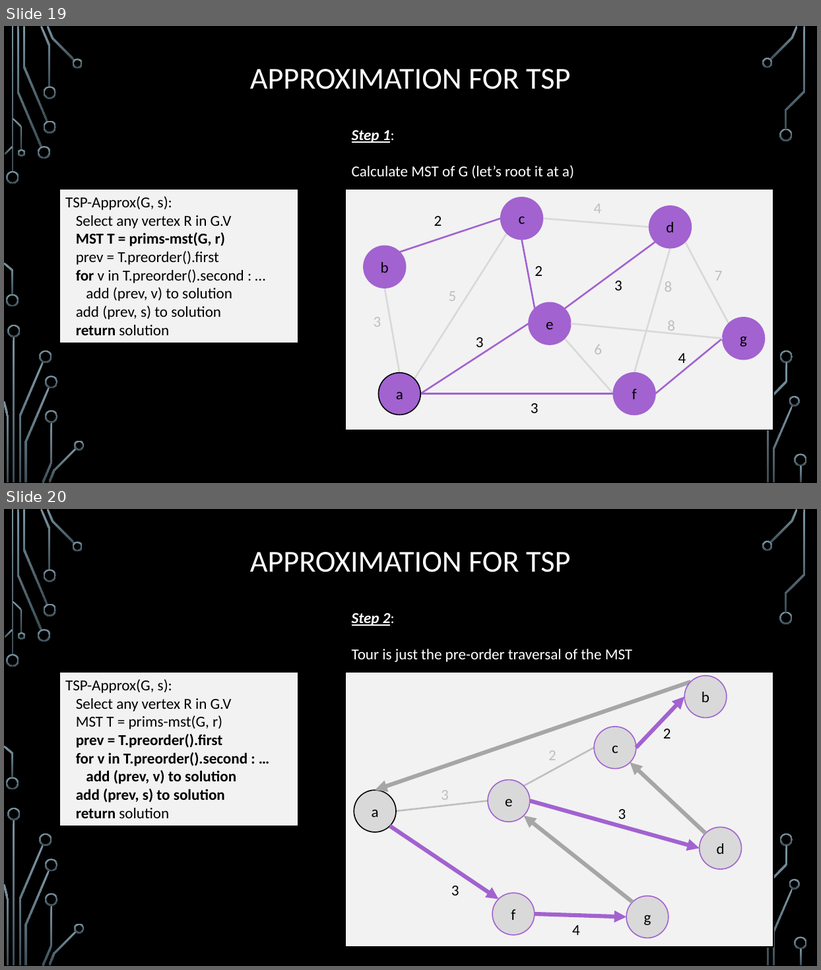
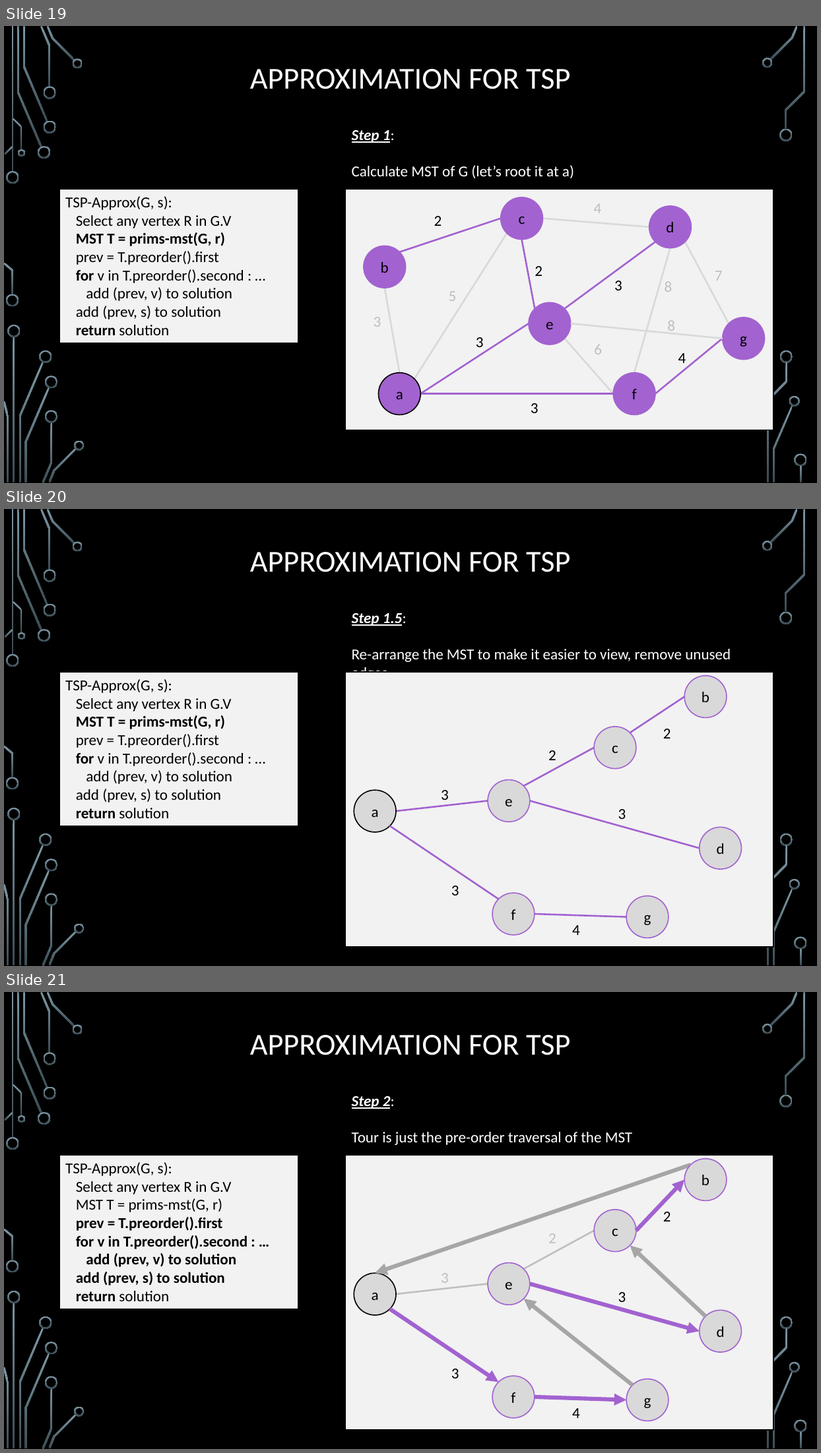
Before and after one commit to janiceeguo/advAlgo, a slide deck: slides/Approx-01-Intro.pptx. Shown one above the other, each under a label of ours: slides 19 and 20 before the commit, slides 19, 20 and 21 after it. The pictures are 821x970 and 821x1453 pixels, drawn with LibreOffice and Linux fonts; fonts in the diff are those of the drawing; background and template pictures are left out. Boxes give left, top, right and bottom in pixels: in the first picture for what was removed or moved away, otherwise in the second. Text is boxed around its words. In the diff, an @@ line names an element or a change of style, - is before the commit and + after.

```diff
--- a/slides/Approx-01-Intro.pptx
+++ b/slides/Approx-01-Intro.pptx
@@ slide 20 added at [4,509,817,966], background picture (left out); not listed: 36 template elements that a slide beside it also shows @@
@@ title added at [250,552,570,572], 36 pt, text #FFFFFF @@
+APPROXIMATION FOR TSP
@@ text added at [352,613,731,673], 18 pt, text #FFFFFF @@
+Step 1.5:
+Re-arrange the MST to make it easier to view, remove unused edges
@@ rectangle added at [59,673,298,826], fill #F2F2F2, outline #000000 0.75 pt, 18 pt, text #000000 @@
+TSP-Approx(G, s):
+Select any vertex R in G.V
+MST T = prims-mst(G, r)
+prev = T.preorder().first
+for v in T.preorder().second : …
+add (prev, v) to solution
+add (prev, s) to solution
+return solution
@@ rectangle added at [346,672,774,947], fill #F2F2F2, outline #000000 1.25 pt @@
@@ ellipse added at [684,675,727,718], fill #D9D9D9, outline #A262D0 1.25 pt, 18 pt, text #000000 @@
+b
@@ line added from (684, 697) to (630, 733), #A262D0 2 pt @@
@@ ellipse added at [595,727,636,769], fill #D9D9D9, outline #A262D0 1.25 pt, 18 pt, text #000000 @@
+c
@@ text added at [663,729,671,739], 18 pt, text #000000 @@
+2
@@ line added from (595, 748) to (523, 786), #A262D0 2 pt @@
@@ text added at [548,751,556,760], 18 pt, text #000000 @@
+2
@@ ellipse added at [488,780,530,822], fill #D9D9D9, outline #A262D0 1.25 pt, 18 pt, text #000000 @@
+e
@@ ellipse added at [354,790,396,832], fill #D9D9D9, outline #000000 1.25 pt, 18 pt, text #000000 @@
+a
@@ line added from (488, 801) to (396, 811), #A262D0 2 pt @@
@@ text added at [441,790,449,800], 18 pt, text #000000 @@
+3
@@ line added from (700, 849) to (530, 801), #A262D0 2 pt @@
@@ text added at [618,809,626,819], 18 pt, text #000000 @@
+3
@@ line added from (499, 900) to (390, 826), #A262D0 2 pt @@
@@ ellipse added at [700,827,741,869], fill #D9D9D9, outline #A262D0 1.25 pt, 18 pt, text #000000 @@
+d
@@ text added at [451,886,459,896], 18 pt, text #000000 @@
+3
@@ ellipse added at [492,893,535,935], fill #D9D9D9, outline #A262D0 1.25 pt, 18 pt, text #000000 @@
+f
@@ ellipse added at [627,896,669,939], fill #D9D9D9, outline #A262D0 1.25 pt, 18 pt, text #000000 @@
+g
@@ line added from (627, 917) to (535, 914), #A262D0 2 pt @@
@@ text added at [572,925,580,935], 18 pt, text #000000 @@
+4
@@ what was slide 20 is now slide 21 @@
```
Also in this commit, not shown: 1 slide changed.
